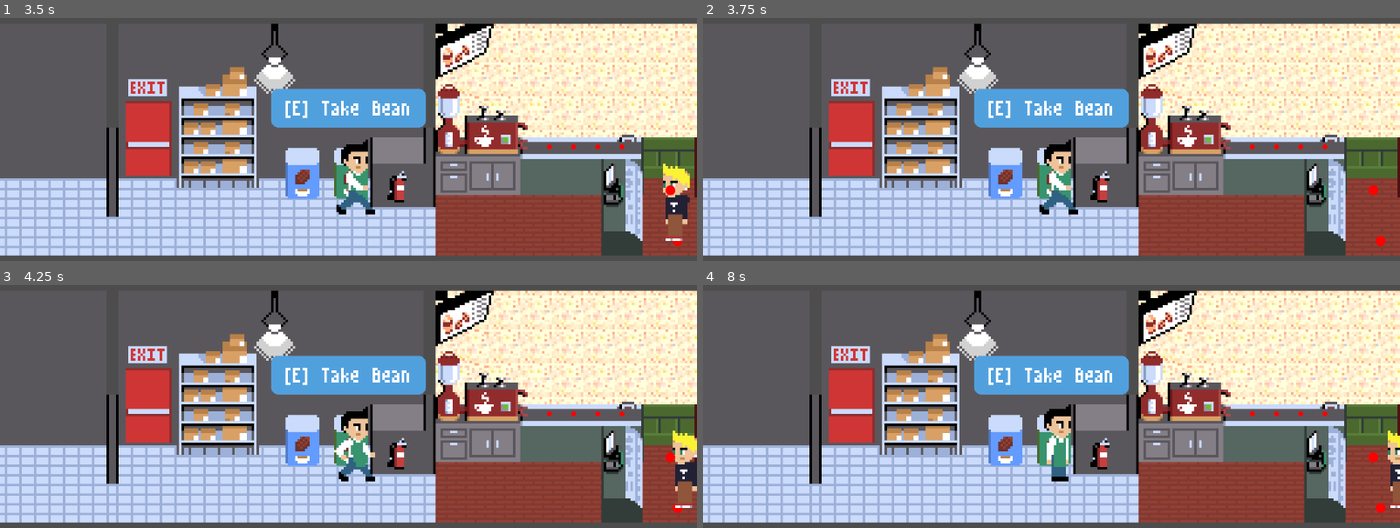
Above: before the commit, frames 1-4 (two rows, left to right).
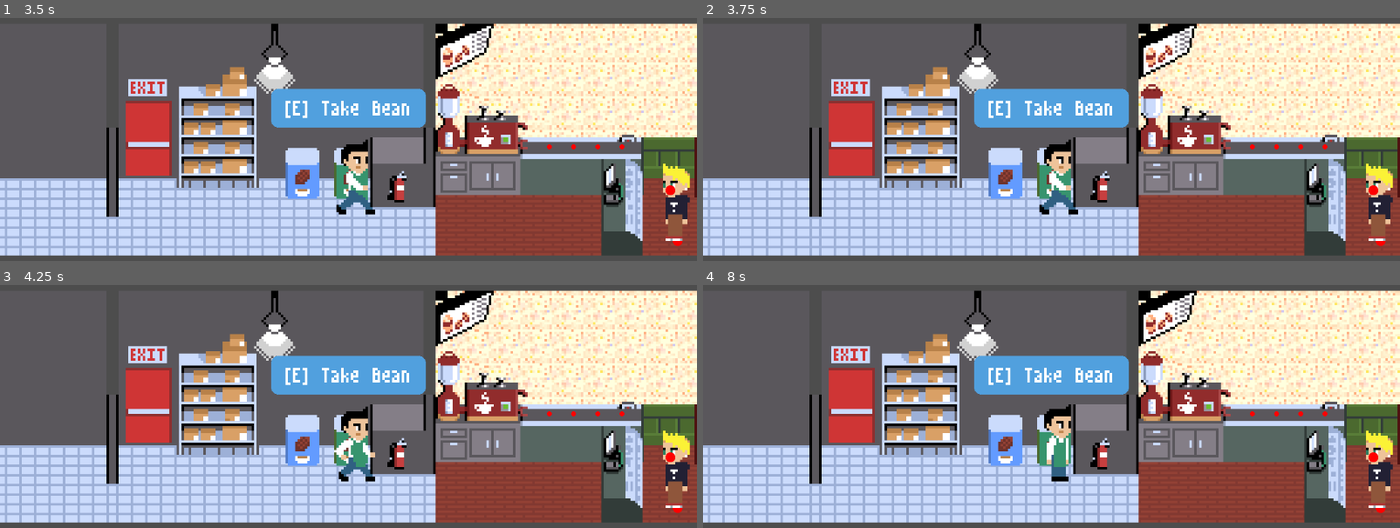
Above: after the commit, the same moments.

Repository: TheKizzyDev/GodotWildJam62
Game: Godot game, scene res://main.tscn
Two runs of this game, one before a commit and one after it. Both use one fixed random seed, a clock stepped at 60 frames per second and the inputs below.
Inputs (mouse positions are in pixels of both pictures, inside the frame that each line leads up to):
- Up to frame 1 (3.5 s): tap Enter at 0.5 s; move the mouse to (501, 78) at 0.52 s; hold D (move_right) 0.53-2.03 s; tap J at 0.6, 1.55, 2.3, 2.85 s; tap Space (jump) at 0.77, 1.52, 3.02 s; move the mouse to (209, 117) at 1.27 s; click (209, 117) at 1.35 s; move the mouse to (outside the picture) at 2.02 s; hold A (move_left) 2.03-2.78 s; hold E (interact) 2.03-2.78 s; move the mouse to (313, 175) at 2.77 s; hold D (move_right) from 2.78 s (still down)
- Up to frame 2 (3.75 s): keep holding D (move_right); move the mouse to (1260, 156) at 3.52 s; tap J at 3.6 s
- Up to frame 3 (4.25 s): keep holding D (move_right); tap Space (jump) at 3.77 s
- Up to frame 4 (8 s): move the mouse to (842, 306) at 4.27 s; release D (move_right) at 4.28 s; hold A (move_left) 4.28-5.03 s; click (842, 306) at 4.35 s; tap Space (jump) at 4.52, 6.02, 6.77, 7.52 s; tap J at 4.55, 5.3, 5.85, 6.6, 7.55 s; move the mouse to (1086, 365) at 5.02 s; hold D (move_right) 5.03-5.78 s; hold E (interact) 5.03-5.78 s; move the mouse to (outside the picture) at 5.77 s; hold A (move_left) 5.78-7.28 s; move the mouse to (1204, 345) at 6.52 s; move the mouse to (912, 384) at 7.27 s; hold D (move_right) from 7.28 s (still down); click (912, 384) at 7.35 s

Frame 1 is identical in both runs. In frame 2, 0.8% of the frame differs, in the area x 95-99%, y 59-92%; in frame 3, 0.9%; in frame 4, 1.1%, in the area x 95-100%, y 59-92%.

Commit message:
Add pickup queue cash register throttle.

Diff:
--- a/cocoa_shop/cash_register.gd
+++ b/cocoa_shop/cash_register.gd
@@ -4,13 +4,15 @@
 
 signal order_taken(customer: Customer)
 
-enum CashRegisterState { NONE, WAITING, READY_TO_SERVE, READY_TO_TAKE_ORDER }
+enum CashRegisterState { NONE, WAITING, READY_TO_SERVE, READY_TO_TAKE_ORDER, PICKUP_QUEUE_FULL }
 
 var _curr_player: Player
 var _curr_player_is_leaving = false
 var _curr_customer: Customer: set = set_current_customer
 var _curr_state: CashRegisterState
 
+var _is_pickup_queue_full = false
+
 func _is_customer_ready_to_give_order():
 	return false
 
@@ -38,6 +40,15 @@
 func set_current_customer(new_customer: Customer):
 	_curr_customer = new_customer
 	_determine_state()
+
+
+func set_pickup_queue_full(queue_full: bool):
+	_is_pickup_queue_full = queue_full
+	_determine_state()
+
+
+func is_stopped():
+	return _is_pickup_queue_full
 
 
 ##### STATE MACHINE #####
@@ -49,18 +60,32 @@
 			new_state = CashRegisterState.WAITING
 		CashRegisterState.WAITING:
 			if _curr_player_arrived():
-				if _curr_customer:
+				if _is_pickup_queue_full:
+					new_state = CashRegisterState.PICKUP_QUEUE_FULL
+				elif _curr_customer:
 					new_state = CashRegisterState.READY_TO_TAKE_ORDER
 				else:
 					new_state = CashRegisterState.READY_TO_SERVE
 		CashRegisterState.READY_TO_SERVE:
-			if _curr_player_arrived() and _curr_customer:
+			if _is_pickup_queue_full:
+				new_state = CashRegisterState.PICKUP_QUEUE_FULL
+			elif _curr_player_arrived() and _curr_customer:
 				new_state = CashRegisterState.READY_TO_TAKE_ORDER
 			elif not _curr_player_arrived():
 				new_state = CashRegisterState.WAITING
 		CashRegisterState.READY_TO_TAKE_ORDER:
-			if not _curr_player_arrived() or not _curr_customer:
+			if _is_pickup_queue_full:
+				new_state = CashRegisterState.PICKUP_QUEUE_FULL
+			elif not _curr_player_arrived() or not _curr_customer:
 				new_state = CashRegisterState.WAITING
+		CashRegisterState.PICKUP_QUEUE_FULL:
+			if not _is_pickup_queue_full:
+				if _curr_player_arrived() and _curr_customer:
+					new_state = CashRegisterState.READY_TO_TAKE_ORDER
+				elif _curr_player_arrived():
+					new_state = CashRegisterState.READY_TO_SERVE
+				else:
+					new_state = CashRegisterState.WAITING
 
 	_set_state(new_state)
 
@@ -74,6 +99,8 @@
 				_retrigger_ready_to_serve_state()
 			CashRegisterState.READY_TO_TAKE_ORDER:
 				_retrigger_ready_to_take_order_state()
+			CashRegisterState.PICKUP_QUEUE_FULL:
+				_retrigger_pickup_queue_full_state()
 
 	# Exit State
 	match _curr_state:
@@ -83,6 +110,8 @@
 			_exit_ready_to_serve_state()
 		CashRegisterState.READY_TO_TAKE_ORDER:
 			_exit_ready_to_take_order_state()
+		CashRegisterState.PICKUP_QUEUE_FULL:
+			_exit_pickup_queue_full_state()
 
 	print("Cash Register Transition [%s]->[%s]" % \
 		[CashRegisterState.keys()[_curr_state], CashRegisterState.keys()[new_state]])
@@ -96,6 +125,8 @@
 			_enter_ready_to_serve_state()
 		CashRegisterState.READY_TO_TAKE_ORDER:
 			_enter_ready_to_take_order_state()
+		CashRegisterState.PICKUP_QUEUE_FULL:
+			_enter_pickup_queue_full_state()
 
 
 ### WAITING STATE ###
@@ -160,3 +191,26 @@
 func _on_take_order(player: Player):
 	_curr_customer.take_order()
 	order_taken.emit(_curr_customer)
+
+
+### PICKUP QUEUE FULL STATE ###
+func _retrigger_pickup_queue_full_state():
+	if _curr_player_arrived():
+		_enter_pickup_queue_full_state()
+	elif _curr_player:
+		_curr_player.stop_message()
+	_curr_player_is_leaving = false
+
+
+func _update_pickup_queue_full_state():
+	pass
+
+
+func _enter_pickup_queue_full_state():
+	if _curr_player:
+		_curr_player.start_message("Server some customers first...")
+
+
+func _exit_pickup_queue_full_state():
+	if _curr_player:
+		_curr_player.stop_message()
--- a/cocoa_shop/customer_manager.gd
+++ b/cocoa_shop/customer_manager.gd
@@ -26,8 +26,10 @@
 	_timer_customer_spawning.set_one_shot(true)
 	_timer_customer_spawning.timeout.connect(_spawn_customer)
 	_timer_customer_spawning.start(customer_spawn_time)
-	customer_queue.dequeued.connect(_on_dequeued)
+	customer_queue.dequeued.connect(_on_order_queue_dequeued)
 	customer_queue.first_customer_readied.connect(_on_first_customer_readied)
+	pickup_queue.dequeued.connect(_on_pickup_queue_dequeued)
+	pickup_queue.queue_full.connect(_on_pickup_queue_full)
 	cash_register.order_taken.connect(_on_order_taken)
 
 
@@ -45,9 +47,18 @@
 	cash_register.set_current_customer(customer)
 
 
-func _on_dequeued(customer: Customer):
+func _on_order_queue_dequeued(customer: Customer):
 	if _timer_customer_spawning.is_stopped() and customer_queue.has_capacity():
 		_timer_customer_spawning.start(customer_spawn_time)
+
+
+func _on_pickup_queue_full():
+	cash_register.set_pickup_queue_full(true)
+
+
+func _on_pickup_queue_dequeued(customer: Customer):
+	if pickup_queue.has_capacity() and cash_register.is_stopped():
+		cash_register.set_pickup_queue_full(false)
 
 
 func _get_random_order():
@@ -55,7 +66,7 @@
 
 
 func _spawn_customer():
-	if customer_queue.has_capacity() and pickup_queue.has_capacity():
+	if customer_queue.has_capacity():
 		var new_cust = CUSTOMER.instantiate() as Customer
 		new_cust.set_order(_get_random_order())
 		add_child(new_cust)
--- a/customers/customer_queue.gd
+++ b/customers/customer_queue.gd
@@ -4,23 +4,13 @@
 
 signal dequeued(customer: Customer)
 signal first_customer_readied(customer: Customer)
+signal queue_full()
 
 @onready var _queue_path = $Path2D
 
 var _queue_capacity = 0
 var _customers: Array
 var _queue_slots: Array
-
-
-func _unhandled_key_input(event):
-	# TODO: Remove
-	if event.keycode == KEY_J and event.is_pressed():
-		var cust = dequeue()
-		if cust:
-			print("cust!")
-			cust.queue_free()
-		else:
-			print("NO cust!!!")
 
 
 func _ready():
@@ -82,6 +72,8 @@
 	if has_capacity() && new_customer:
 		new_customer.reparent(self)
 		_customers.push_back(new_customer)
+		if not has_capacity():
+			queue_full.emit()
 		_update_customer_positions()
 		return true
 
